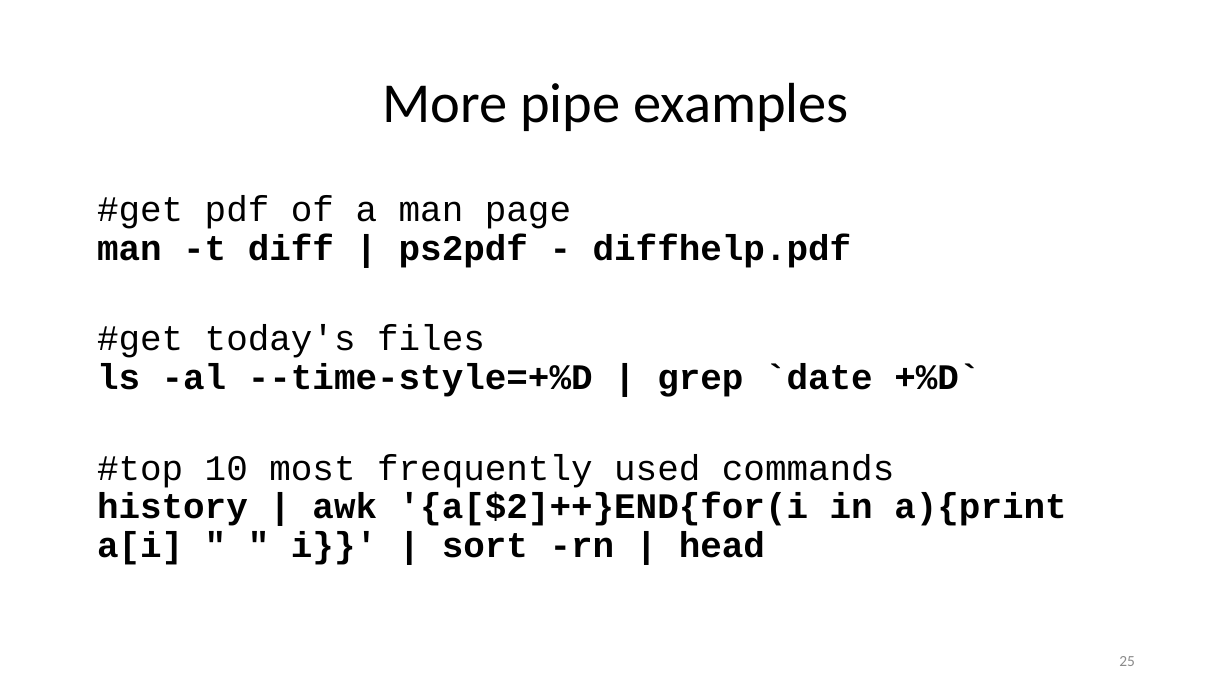
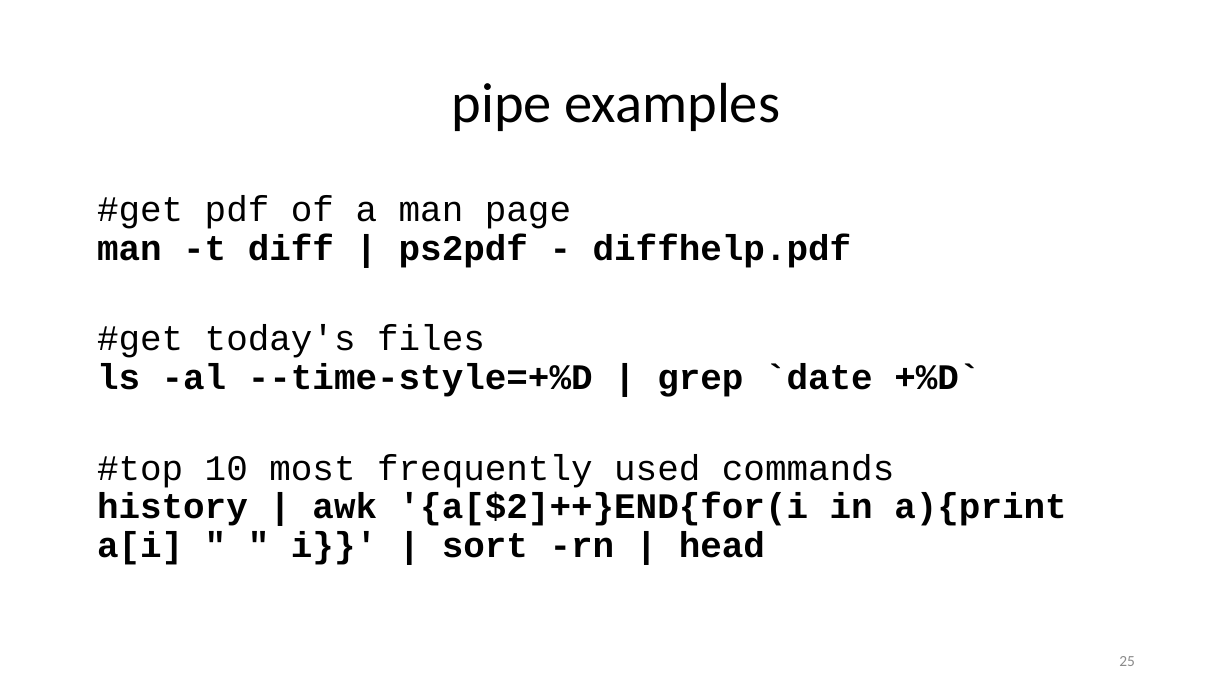
Before and after one commit to ketancmaheshwari/lisa19, a slide deck: slide 25 of lpt_LISA.pptx. Drawn at 1232x693 pixels with LibreOffice and Linux fonts; fonts in the diff are those of the drawing. Boxes give left, top, right and bottom in pixels: in the first picture for what was removed or moved away, otherwise in the second. Text is boxed around its words. In the diff, an @@ line names an element or a change of style, - is before the commit and + after.

Commit message:
added examples on streams and a minor change

```diff
--- a/lpt_LISA.pptx
+++ b/lpt_LISA.pptx
@@ title at (452,82,781,131): text changed @@
-More pipe examples
+pipe examples
```
Also in this commit, not shown: 4 other slides changed, 1 other file.
